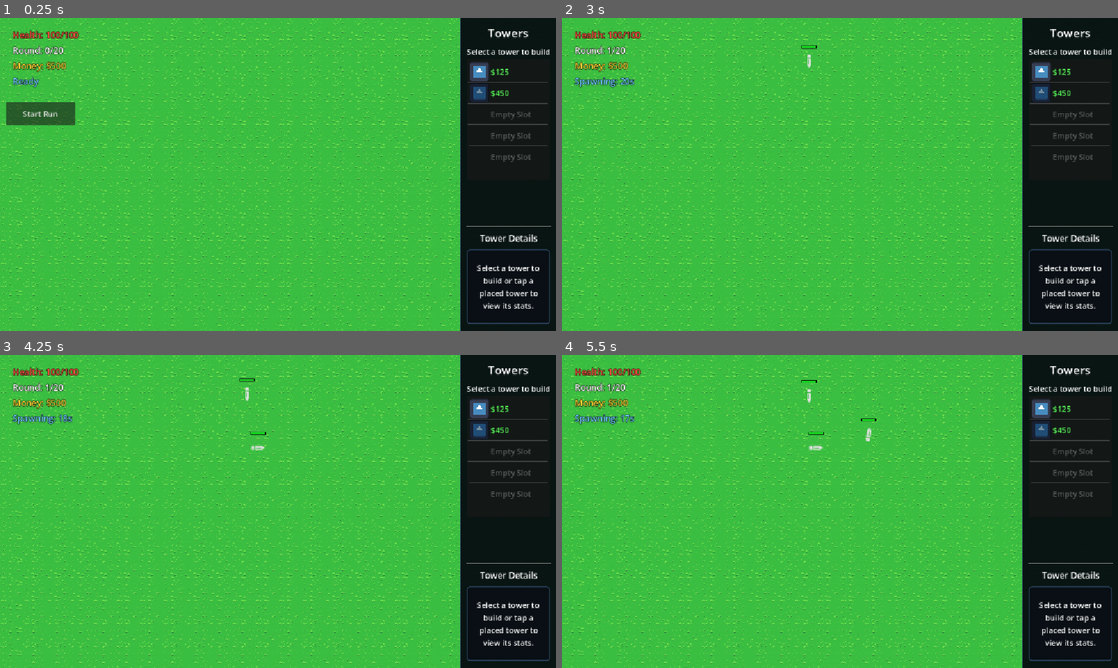
Above: before the commit, frames 1-4 (two rows, left to right).
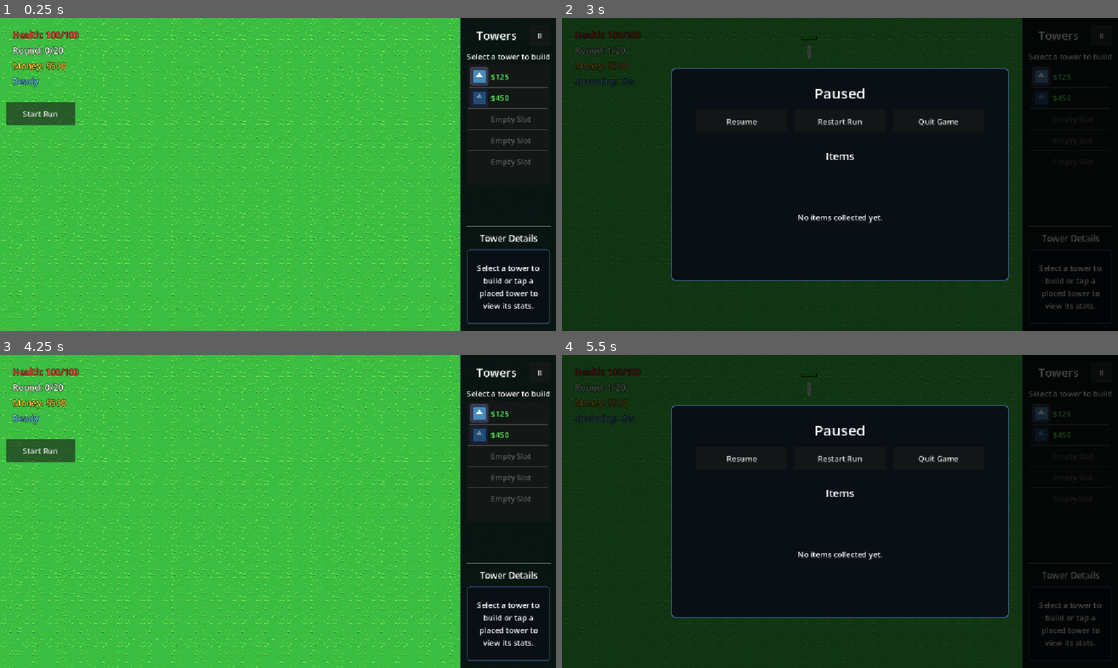
Above: after the commit, the same moments.

Repository: tstover91/Towerdefense
Game: Godot game, scene res://main.tscn
Same seed, same stepped clock (60 frames per second), same inputs: the game is played once before the commit and once after it. The engine's default icon, where the game draws it, is replaced by a stand-in: a white triangle on a blue panel in a dark square.
Inputs (mouse positions are in pixels of both pictures, inside the frame that each line leads up to):
- Up to frame 1 (0.25 s): no input
- Up to frame 2 (3 s): click (1101, 36) at 0.5 s, where only the run after the commit has a clickable "II"; click (739, 121) at 1.25 s, where only the run after the commit has a clickable "Resume"; click "Start Run" at 2 s; click (1101, 36) at 2.75 s, where only the run after the commit has a clickable "II"
- Up to frame 3 (4.25 s): click (278, 458) at 3.5 s, where only the run after the commit has a clickable "Restart Run"
- Up to frame 4 (5.5 s): click (600, 452) at 4.25 s, where only the run after the commit has a clickable "Start Run"; click (1101, 373) at 5 s, where only the run after the commit has a clickable "II"

The runs differ from the first frame. In frame 1, 1.6% of the frame differs, in the area x 84-99%, y 3-48%; in frame 2, 85%, in the area x 0-100%, y 0-100%; in frame 3, 2.9%; in frame 4, 85%.

Commit message:
pause menu

Diff:
--- a/main.gd
+++ b/main.gd
@@ -161,6 +161,8 @@
 @onready var spawntimer: Timer = $SpawnTimer
 @onready var tower_list: ItemList = $MainUI/HUDRoot/Sidebar/SidebarMargin/SidebarLayout/TowerSelectionArea/ItemList
 @onready var between_round_shop: Control = $MainUI/BetweenRoundShop
+@onready var pause_menu: Control = $MainUI/PauseMenu
+@onready var pause_button: Button = $MainUI/HUDRoot/Sidebar/SidebarMargin/SidebarLayout/SidebarHeader/PauseButton
 @onready var money_display: Label = $MainUI/HUDRoot/TopLeftPanel/StatusMargin/StatusGrid/moneydisplay
 @onready var lives_display: Label = $MainUI/HUDRoot/TopLeftPanel/StatusMargin/StatusGrid/livesdisplay
 @onready var round_count_display: Label = $MainUI/HUDRoot/TopLeftPanel/StatusMargin/StatusGrid/roundcount
@@ -1171,6 +1173,7 @@
 		tower_to_place = null
 
 	start_button.disabled = true
+	pause_button.disabled = true
 	tower_list.mouse_filter = Control.MOUSE_FILTER_IGNORE
 	round_timer_display.text = "Run complete"
 	$MainUI/endscreen/VBoxContainer/resultlabel.text = message
@@ -1192,6 +1195,11 @@
 		end_round()
 
 func _unhandled_input(event: InputEvent) -> void:
+	if event.is_action_pressed("ui_cancel") and not game_ended:
+		get_viewport().set_input_as_handled()
+		pause_menu.open_menu(owned_shop_items)
+		return
+
 	if shop_open:
 		return
 
@@ -1298,7 +1306,14 @@
 		tower_list.deselect_all()
 
 func _on_restartbutton_pressed() -> void:
+	get_tree().paused = false
 	get_tree().reload_current_scene()
 
 func _on_quitbutton_pressed() -> void:
+	get_tree().paused = false
 	get_tree().quit()
+
+
+func _on_pause_button_pressed() -> void:
+	if not game_ended:
+		pause_menu.open_menu(owned_shop_items)
--- a/main.tscn
+++ b/main.tscn
@@ -3,6 +3,7 @@
 [ext_resource type="Script" uid="uid://dnskf442dugkd" path="res://main.gd" id="1_h2yge"]
 [ext_resource type="Texture2D" uid="uid://csqilhkvhxmne" path="res://addons/ez_tiles/examples/16x16/zelda_like_grass.png" id="3_h2yge"]
 [ext_resource type="PackedScene" path="res://between_round_shop.tscn" id="4_shop"]
+[ext_resource type="PackedScene" path="res://pause_menu.tscn" id="5_pause"]
 
 [sub_resource type="TileSetAtlasSource" id="TileSetAtlasSource_1bvp3"]
 texture = ExtResource("3_h2yge")
@@ -166,11 +167,21 @@
 layout_mode = 2
 theme_override_constants/separation = 10
 
-[node name="SidebarTitle" type="Label" parent="MainUI/HUDRoot/Sidebar/SidebarMargin/SidebarLayout"]
-layout_mode = 2
+[node name="SidebarHeader" type="HBoxContainer" parent="MainUI/HUDRoot/Sidebar/SidebarMargin/SidebarLayout"]
+layout_mode = 2
+
+[node name="SidebarTitle" type="Label" parent="MainUI/HUDRoot/Sidebar/SidebarMargin/SidebarLayout/SidebarHeader"]
+layout_mode = 2
+size_flags_horizontal = 3
 theme_override_font_sizes/font_size = 24
 text = "Towers"
 horizontal_alignment = 1
+
+[node name="PauseButton" type="Button" parent="MainUI/HUDRoot/Sidebar/SidebarMargin/SidebarLayout/SidebarHeader"]
+custom_minimum_size = Vector2(44, 44)
+layout_mode = 2
+tooltip_text = "Pause"
+text = "II"
 
 [node name="TowerSelectionArea" type="VBoxContainer" parent="MainUI/HUDRoot/Sidebar/SidebarMargin/SidebarLayout"]
 layout_mode = 2
@@ -266,6 +277,8 @@
 autowrap_mode = 2
 
 [node name="BetweenRoundShop" parent="MainUI" instance=ExtResource("4_shop")]
+
+[node name="PauseMenu" parent="MainUI" instance=ExtResource("5_pause")]
 
 [node name="endscreen" type="PanelContainer" parent="MainUI" unique_id=168830448]
 visible = false
@@ -292,6 +305,7 @@
 text = "Quit"
 
 [connection signal="item_selected" from="MainUI/HUDRoot/Sidebar/SidebarMargin/SidebarLayout/TowerSelectionArea/ItemList" to="." method="_on_item_list_item_selected"]
+[connection signal="pressed" from="MainUI/HUDRoot/Sidebar/SidebarMargin/SidebarLayout/SidebarHeader/PauseButton" to="." method="_on_pause_button_pressed"]
 [connection signal="pressed" from="MainUI/HUDRoot/startbutton" to="." method="_on_startbutton_pressed"]
 [connection signal="pressed" from="MainUI/endscreen/VBoxContainer/restartbutton" to="." method="_on_restartbutton_pressed"]
 [connection signal="pressed" from="MainUI/endscreen/VBoxContainer/quitbutton" to="." method="_on_quitbutton_pressed"]
--- /dev/null
+++ b/pause_menu.gd
@@ -0,0 +1,75 @@
+class_name PauseMenu
+extends Control
+
+const GameStats = preload("res://stat_database.gd")
+
+@onready var empty_items_label: Label = $PausePanel/MarginContainer/PauseLayout/ItemsArea/EmptyItemsLabel
+@onready var items_scroll: ScrollContainer = $PausePanel/MarginContainer/PauseLayout/ItemsArea/ItemsScroll
+@onready var items_grid: GridContainer = $PausePanel/MarginContainer/PauseLayout/ItemsArea/ItemsScroll/ItemsGrid
+
+
+func open_menu(owned_items: Dictionary) -> void:
+	if get_tree().paused:
+		return
+	populate_owned_items(owned_items)
+	show()
+	get_tree().paused = true
+
+
+func populate_owned_items(owned_items: Dictionary) -> void:
+	for card in items_grid.get_children():
+		items_grid.remove_child(card)
+		card.queue_free()
+
+	empty_items_label.visible = owned_items.is_empty()
+	items_scroll.visible = not owned_items.is_empty()
+	if owned_items.is_empty():
+		return
+
+	var item_ids: Array[StringName] = []
+	for item_key in owned_items:
+		item_ids.append(StringName(item_key))
+	item_ids.sort()
+
+	for item_id in item_ids:
+		var item_stats: Dictionary = GameStats.get_shop_item(item_id)
+		var owned_count := int(owned_items[item_id])
+		var item_tile := Button.new()
+		item_tile.custom_minimum_size = Vector2(145, 56)
+		item_tile.focus_mode = Control.FOCUS_NONE
+		item_tile.text = "%s\nx%d" % [item_stats["display_name"], owned_count]
+		item_tile.tooltip_text = (
+			"%s\n%s\n\n%s\nOwned: %d"
+			% [
+				item_stats["display_name"],
+				String(item_stats.get("category", &"general")).capitalize(),
+				item_stats["description"],
+				owned_count,
+			]
+		)
+		items_grid.add_child(item_tile)
+
+
+func resume_game() -> void:
+	get_tree().paused = false
+	hide()
+
+
+func _input(event: InputEvent) -> void:
+	if visible and event.is_action_pressed("ui_cancel"):
+		get_viewport().set_input_as_handled()
+		resume_game()
+
+
+func _on_resume_button_pressed() -> void:
+	resume_game()
+
+
+func _on_restart_button_pressed() -> void:
+	get_tree().paused = false
+	get_tree().reload_current_scene()
+
+
+func _on_quit_button_pressed() -> void:
+	get_tree().paused = false
+	get_tree().quit()
--- /dev/null
+++ b/pause_menu.tscn
@@ -0,0 +1,129 @@
+[gd_scene load_steps=3 format=3]
+
+[ext_resource type="Script" path="res://pause_menu.gd" id="1_pause"]
+
+[sub_resource type="StyleBoxFlat" id="StyleBoxPausePanel"]
+bg_color = Color(0.035, 0.055, 0.08, 0.98)
+border_width_left = 2
+border_width_top = 2
+border_width_right = 2
+border_width_bottom = 2
+border_color = Color(0.25, 0.4, 0.58, 1)
+corner_radius_top_left = 8
+corner_radius_top_right = 8
+corner_radius_bottom_right = 8
+corner_radius_bottom_left = 8
+
+[node name="PauseMenu" type="Control"]
+process_mode = 2
+visible = false
+z_index = 200
+z_as_relative = false
+anchors_preset = 15
+anchor_right = 1.0
+anchor_bottom = 1.0
+grow_horizontal = 2
+grow_vertical = 2
+mouse_filter = 0
+script = ExtResource("1_pause")
+
+[node name="Dimmer" type="ColorRect" parent="."]
+layout_mode = 1
+anchors_preset = 15
+anchor_right = 1.0
+anchor_bottom = 1.0
+grow_horizontal = 2
+grow_vertical = 2
+mouse_filter = 0
+color = Color(0, 0, 0, 0.72)
+
+[node name="PausePanel" type="PanelContainer" parent="."]
+custom_minimum_size = Vector2(700, 440)
+layout_mode = 1
+anchors_preset = 8
+anchor_left = 0.5
+anchor_top = 0.5
+anchor_right = 0.5
+anchor_bottom = 0.5
+offset_left = -350.0
+offset_top = -220.0
+offset_right = 350.0
+offset_bottom = 220.0
+grow_horizontal = 2
+grow_vertical = 2
+theme_override_styles/panel = SubResource("StyleBoxPausePanel")
+
+[node name="MarginContainer" type="MarginContainer" parent="PausePanel"]
+layout_mode = 2
+theme_override_constants/margin_left = 32
+theme_override_constants/margin_top = 28
+theme_override_constants/margin_right = 32
+theme_override_constants/margin_bottom = 28
+
+[node name="PauseLayout" type="VBoxContainer" parent="PausePanel/MarginContainer"]
+layout_mode = 2
+theme_override_constants/separation = 14
+
+[node name="Title" type="Label" parent="PausePanel/MarginContainer/PauseLayout"]
+layout_mode = 2
+theme_override_font_sizes/font_size = 30
+text = "Paused"
+horizontal_alignment = 1
+
+[node name="MenuButtons" type="HBoxContainer" parent="PausePanel/MarginContainer/PauseLayout"]
+layout_mode = 2
+theme_override_constants/separation = 14
+alignment = 1
+
+[node name="ResumeButton" type="Button" parent="PausePanel/MarginContainer/PauseLayout/MenuButtons"]
+custom_minimum_size = Vector2(190, 48)
+layout_mode = 2
+text = "Resume"
+
+[node name="RestartButton" type="Button" parent="PausePanel/MarginContainer/PauseLayout/MenuButtons"]
+custom_minimum_size = Vector2(190, 48)
+layout_mode = 2
+text = "Restart Run"
+
+[node name="QuitButton" type="Button" parent="PausePanel/MarginContainer/PauseLayout/MenuButtons"]
+custom_minimum_size = Vector2(190, 48)
+layout_mode = 2
+text = "Quit Game"
+
+[node name="ItemsSeparator" type="HSeparator" parent="PausePanel/MarginContainer/PauseLayout"]
+layout_mode = 2
+
+[node name="ItemsArea" type="VBoxContainer" parent="PausePanel/MarginContainer/PauseLayout"]
+layout_mode = 2
+size_flags_vertical = 3
+theme_override_constants/separation = 10
+
+[node name="ItemsHeader" type="Label" parent="PausePanel/MarginContainer/PauseLayout/ItemsArea"]
+layout_mode = 2
+theme_override_font_sizes/font_size = 22
+text = "Items"
+horizontal_alignment = 1
+
+[node name="EmptyItemsLabel" type="Label" parent="PausePanel/MarginContainer/PauseLayout/ItemsArea"]
+layout_mode = 2
+size_flags_vertical = 3
+text = "No items collected yet."
+horizontal_alignment = 1
+vertical_alignment = 1
+
+[node name="ItemsScroll" type="ScrollContainer" parent="PausePanel/MarginContainer/PauseLayout/ItemsArea"]
+visible = false
+custom_minimum_size = Vector2(0, 140)
+layout_mode = 2
+size_flags_vertical = 3
+
+[node name="ItemsGrid" type="GridContainer" parent="PausePanel/MarginContainer/PauseLayout/ItemsArea/ItemsScroll"]
+layout_mode = 2
+size_flags_horizontal = 3
+theme_override_constants/h_separation = 12
+theme_override_constants/v_separation = 12
+columns = 4
+
+[connection signal="pressed" from="PausePanel/MarginContainer/PauseLayout/MenuButtons/ResumeButton" to="." method="_on_resume_button_pressed"]
+[connection signal="pressed" from="PausePanel/MarginContainer/PauseLayout/MenuButtons/RestartButton" to="." method="_on_restart_button_pressed"]
+[connection signal="pressed" from="PausePanel/MarginContainer/PauseLayout/MenuButtons/QuitButton" to="." method="_on_quit_button_pressed"]
Not shown, added: pause_menu.gd.uid
